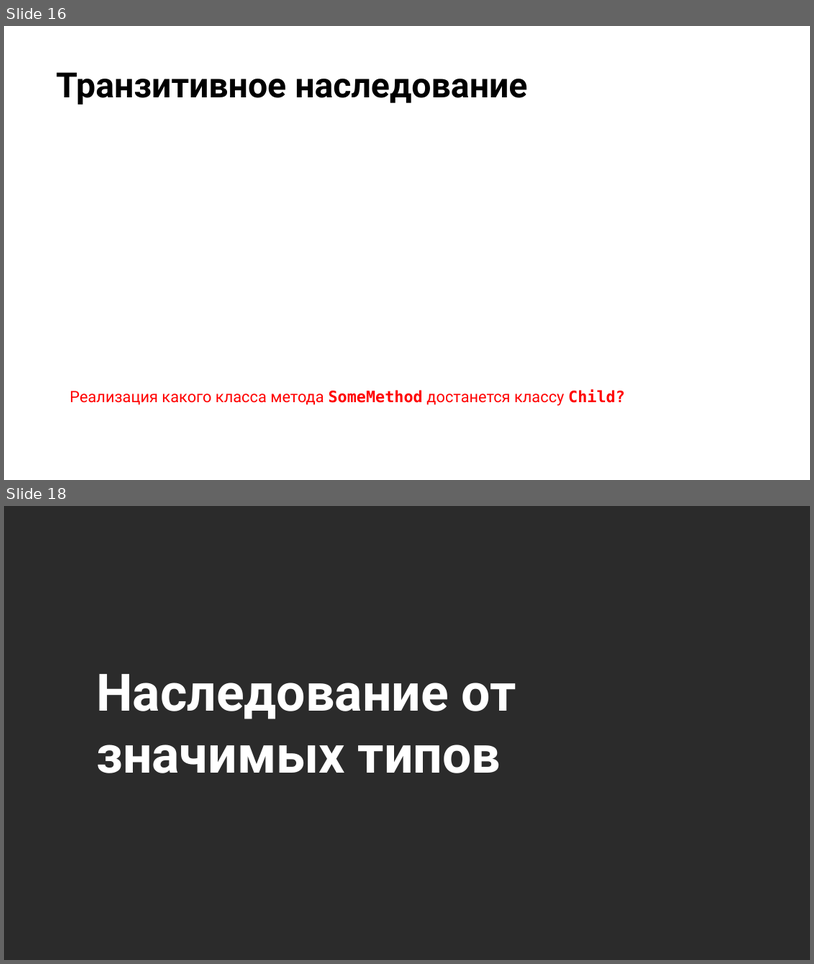
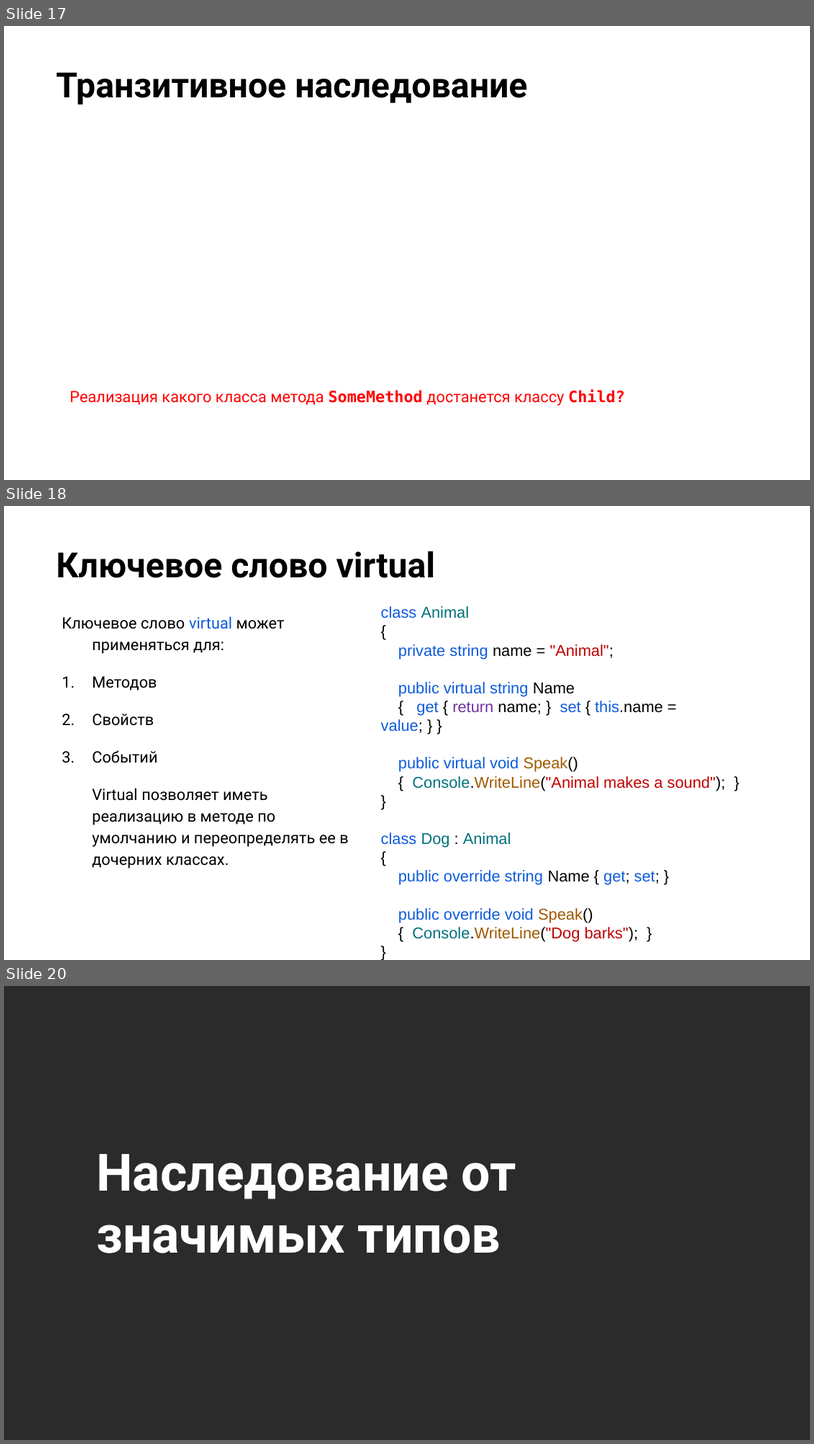
Before and after one commit to NilovPavel/OOP, a slide deck: ООП.pptx. Shown one above the other, each under a label of ours: slides 16 and 18 before the commit, slides 17, 18 and 20 after it; the slides between them are not shown. The pictures are 814x964 and 814x1444 pixels, drawn with LibreOffice and Linux fonts; fonts in the diff are those of the drawing; background and template pictures are left out; a plain dark background stands for a picture behind light text. Boxes give left, top, right and bottom in pixels: in the first picture for what was removed or moved away, otherwise in the second. Text is boxed around its words. In the diff, an @@ line names an element or a change of style, - is before the commit and + after.

Commit message:
Added abstract and virtual.

```diff
--- a/ООП.pptx
+++ b/ООП.pptx
@@ slide 18 added at box(4, 506, 810, 960), background picture (left out) @@
@@ title added at box(56, 551, 436, 578), 31 pt, text #000000, bold @@
+Ключевое слово virtual
@@ text added at box(381, 606, 726, 942), 14 pt, text #0D5BDC @@
+class Animal
+{
+private string name = "Animal";
+public virtual string Name
+{ get { return name; } set { this.name = value; } }
+public virtual void Speak()
+{ Console.WriteLine("Animal makes a sound"); }
+}
+class Dog : Animal
+{
+public override string Name { get; set; }
+public override void Speak()
+{ Console.WriteLine("Dog barks"); }
+}
@@ text added at box(62, 616, 348, 868), 14 pt, text #000000 @@
+Ключевое слово virtual может применяться для:
+1. Методов
+2. Свойств
+3. Событий
+Virtual позволяет иметь реализацию в методе по умолчанию и переопределять ее в дочерних классах.
@@ what was slide 16 is now slide 17 @@
@@ what was slide 18 is now slide 20 @@
```
Also in this commit, not shown: 1 slide changed, 2 other slides added, 1 slide removed, 10 other files.
